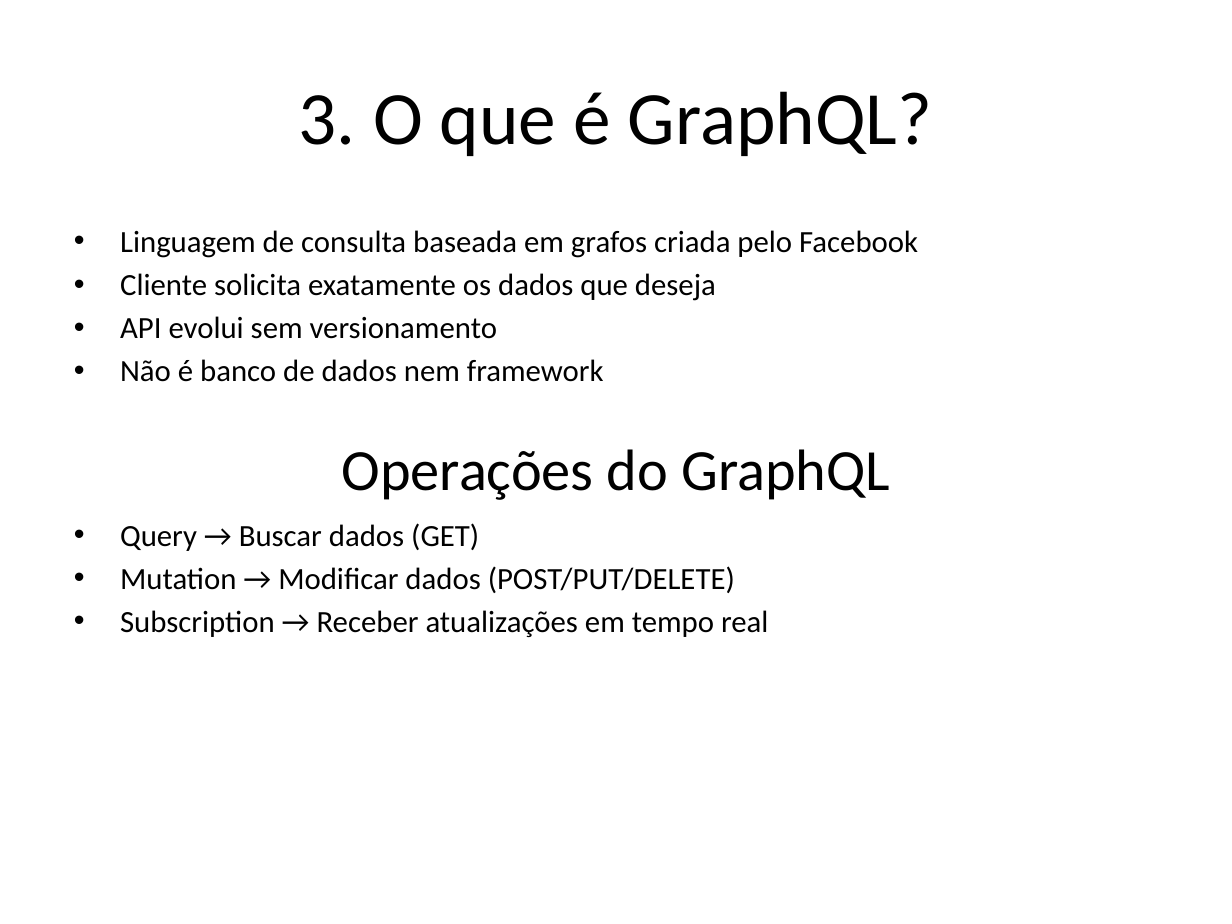
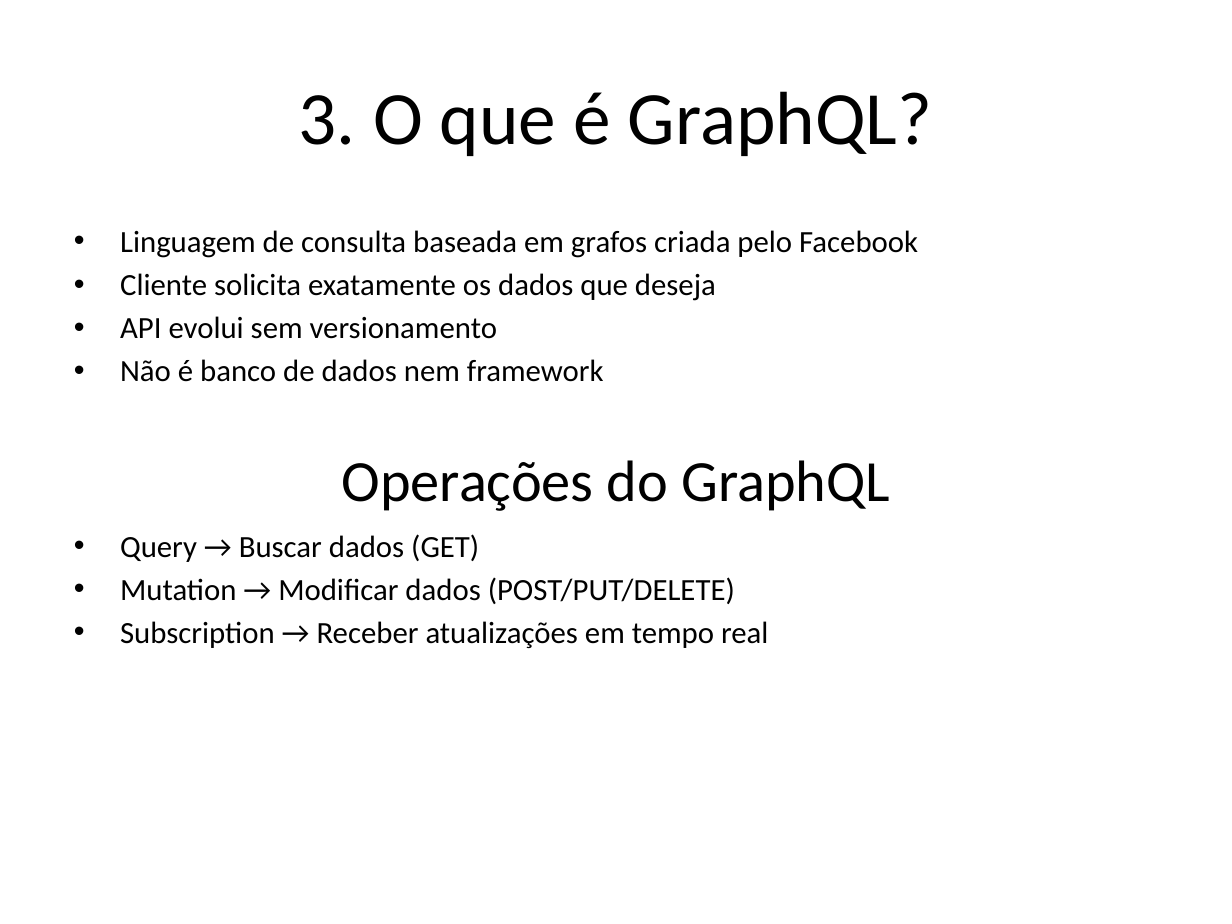
Before and after one commit to pedrobvferreira/graphql, a slide deck: slide 5 of presentation_pt.pptx. Drawn at 1232x924 pixels with LibreOffice and Linux fonts; fonts in the diff are those of the drawing. Boxes give left, top, right and bottom in pixels: in the first picture for what was removed or moved away, otherwise in the second. Text is boxed around its words. In the diff, an @@ line names an element or a change of style, - is before the commit and + after.

```diff
--- a/presentation_pt.pptx
+++ b/presentation_pt.pptx
@@ text "Operações do GraphQL": place and size @@
-text "Operações do GraphQL" at (342, 449, 890, 500)
+text "Operações do GraphQL" at (342, 460, 890, 511)
@@ text "Query → Buscar dados (GET)": place and size @@
-text "Query → Buscar dados (GET)" at (120, 523, 768, 637)
+text "Query → Buscar dados (GET)" at (120, 534, 768, 648)
```
Also in this commit, not shown: 5 other slides changed, 3 slides removed.
